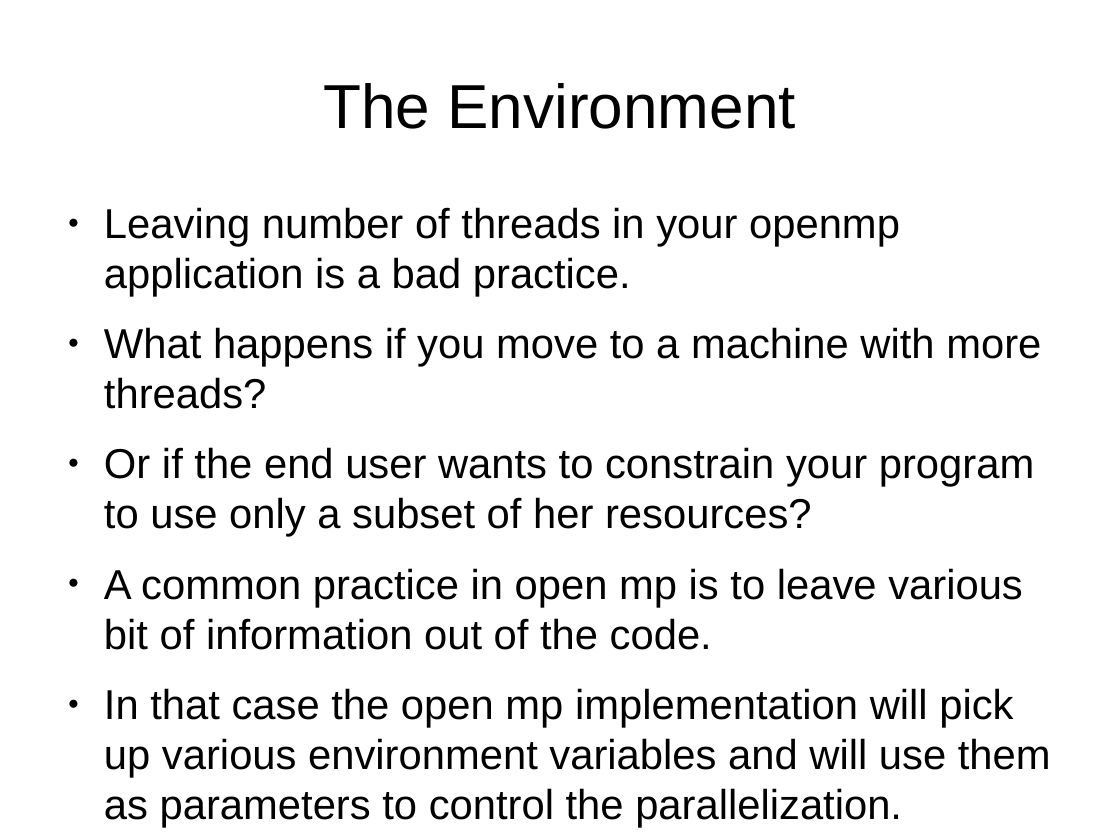
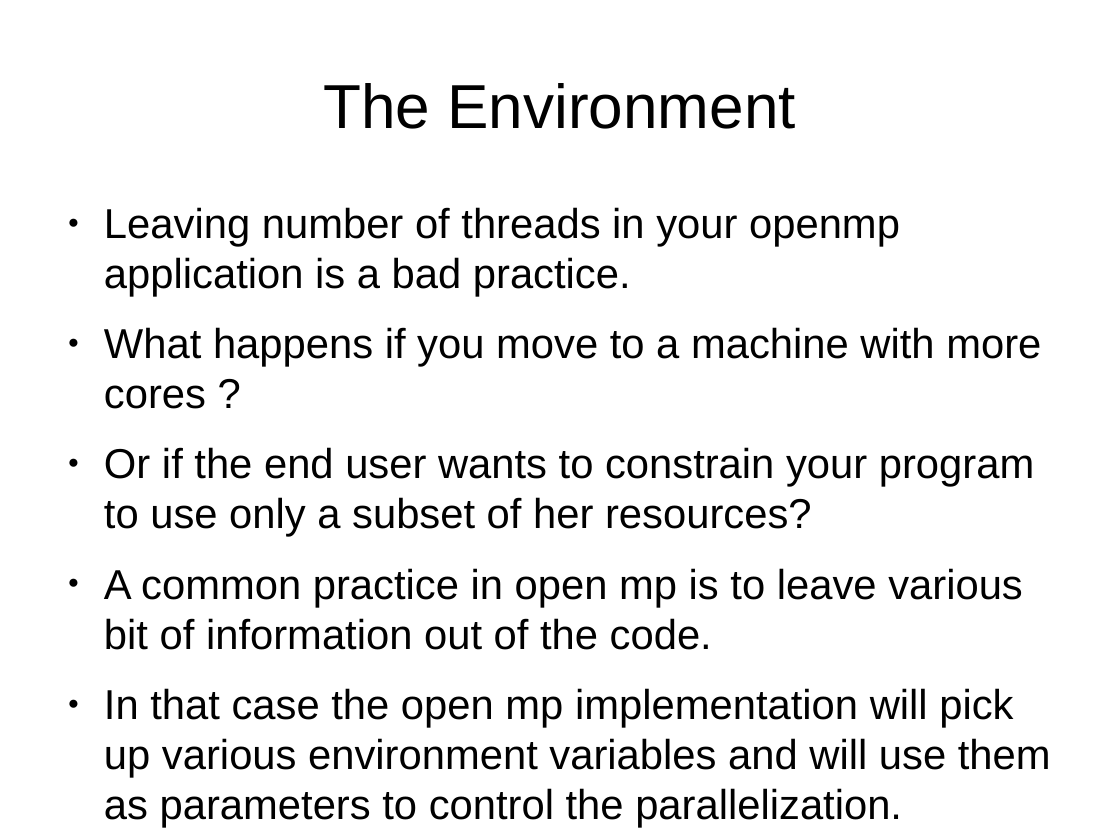
Before and after one commit to veltzer/demos-linux, a slide deck: slide 16 of multi_core/openmp.odp. Drawn at 1120x840 pixels with LibreOffice and Linux fonts; fonts in the diff are those of the drawing. Boxes give left, top, right and bottom in pixels: in the first picture for what was removed or moved away, otherwise in the second. Text is boxed around its words. In the diff, an @@ line names an element or a change of style, - is before the commit and + after.

```diff
--- a/multi_core/openmp.odp
+++ b/multi_core/openmp.odp
@@ text at (x1=104, y1=327, x2=1041, y2=409): text changed @@
-● What happens if you move to a machine with more threads?
+● What happens if you move to a machine with more cores ?
```
Also in this commit, not shown: 5 other files.
